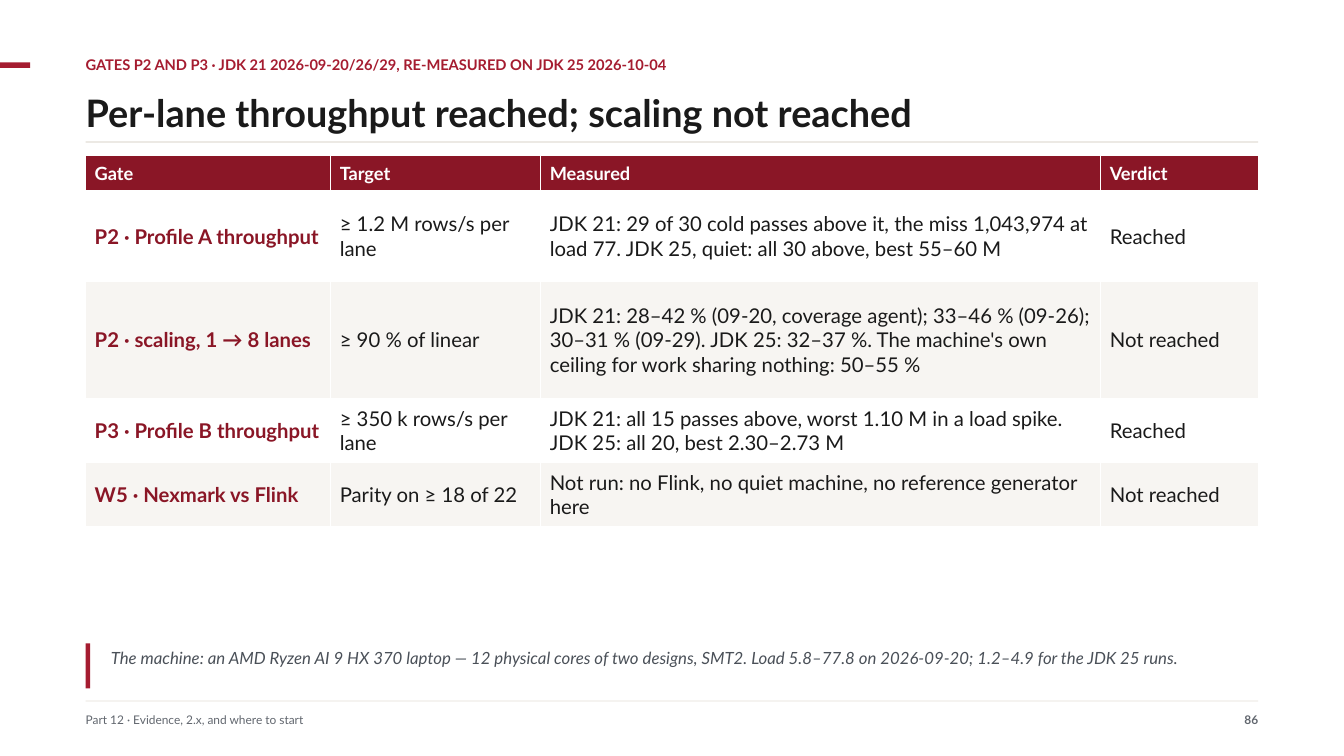
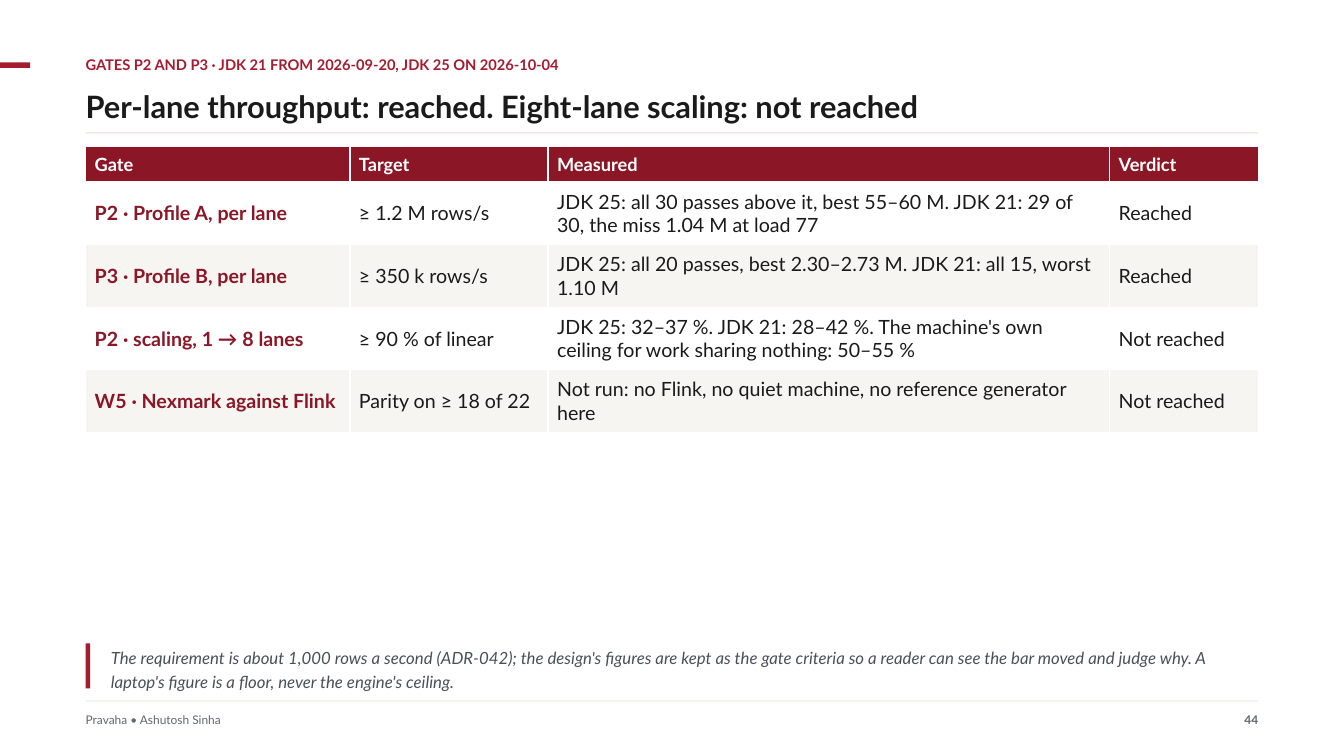
Before and after one commit to ajsinha/pravaha, a slide deck: slide 44 of docs/publications/Pravaha-Continuous-SQL-Engine-Design-and-Evidence.pptx (slide 86 before the commit). Drawn at 1344x756 pixels with LibreOffice and Linux fonts; fonts in the diff are those of the drawing. Boxes give left, top, right and bottom in pixels: in the first picture for what was removed or moved away, otherwise in the second. Text is boxed around its words. In the diff, an @@ line names an element or a change of style, - is before the commit and + after.

```diff
--- a/docs/publications/Pravaha-Continuous-SQL-Engine-Design-and-Evidence.pptx
+++ b/docs/publications/Pravaha-Continuous-SQL-Engine-Design-and-Evidence.pptx
@@ text at bbox=[86, 59, 559, 72]: text changed @@
-GATES P2 AND P3 · JDK 21 2026-09-20/26/29, RE-MEASURED ON JDK 25 2026-10-04
+GATES P2 AND P3 · JDK 21 FROM 2026-09-20, JDK 25 ON 2026-10-04
@@ text at bbox=[86, 95, 918, 124]: text changed; size 27 to 22 pt @@
-Per-lane throughput reached; scaling not reached
+Per-lane throughput: reached. Eight-lane scaling: not reached
@@ rectangle: place and size @@
-rectangle at bbox=[86, 141, 1258, 142]
+rectangle at bbox=[86, 132, 1258, 133]
@@ table at bbox=[86, 146, 1258, 433] @@
-row 2: P2 · Profile A throughput | ≥ 1.2 M rows/s per lane | JDK 21: 29 of 30 cold passes above it, the miss 1,043,974 at load 77. JDK 25, quiet: all 30 above, best 55–60 M | Reached
+row 2: P2 · Profile A, per lane | ≥ 1.2 M rows/s | JDK 25: all 30 passes above it, best 55–60 M. JDK 21: 29 of 30, the miss 1.04 M at load 77 | Reached
-row 3: P2 · scaling, 1 → 8 lanes | ≥ 90 % of linear | JDK 21: 28–42 % (09-20, coverage agent); 33–46 % (09-26); 30–31 % (09-29). JDK 25: 32–37 %. The machine's own ceiling for work sharing nothing: 50–55 % | Not reached
+row 3: P3 · Profile B, per lane | ≥ 350 k rows/s | JDK 25: all 20 passes, best 2.30–2.73 M. JDK 21: all 15, worst 1.10 M | Reached
-row 4: P3 · Profile B throughput | ≥ 350 k rows/s per lane | JDK 21: all 15 passes above, worst 1.10 M in a load spike. JDK 25: all 20, best 2.30–2.73 M | Reached
+row 4: P2 · scaling, 1 → 8 lanes | ≥ 90 % of linear | JDK 25: 32–37 %. JDK 21: 28–42 %. The machine's own ceiling for work sharing nothing: 50–55 % | Not reached
-row 5, column 1: W5 · Nexmark vs Flink
+row 5, column 1: W5 · Nexmark against Flink
@@ size 14.5 to 14 pt in "Reached", "Parity on ≥ 18 of 22", "Not run: no Flink, no quiet machine, ...", "Not reached" @@
@@ table: place and size @@
-table at bbox=[86, 155, 1258, 527]
+table at bbox=[86, 146, 1258, 433]
@@ text at bbox=[111, 651, 1206, 691]: text changed @@
-The machine: an AMD Ryzen AI 9 HX 370 laptop — 12 physical cores of two designs, SMT2. Load 5.8–77.8 on 2026-09-20; 1.2–4.9 for the JDK 25 runs.
+The requirement is about 1,000 rows a second (ADR-042); the design's figures are kept as the gate criteria so a reader can see the bar moved and judge why. A laptop's figure is a floor, never the engine's ceiling.
@@ text at bbox=[86, 715, 220, 724]: text changed @@
-Part 12 · Evidence, 2.x, and where to start
+Pravaha • Ashutosh Sinha
@@ text at bbox=[1244, 715, 1258, 724]: text changed @@
-86
+44
```
Also in this commit, not shown: 17 other slides changed, 38 slides added, 81 slides removed, 11 other files.
